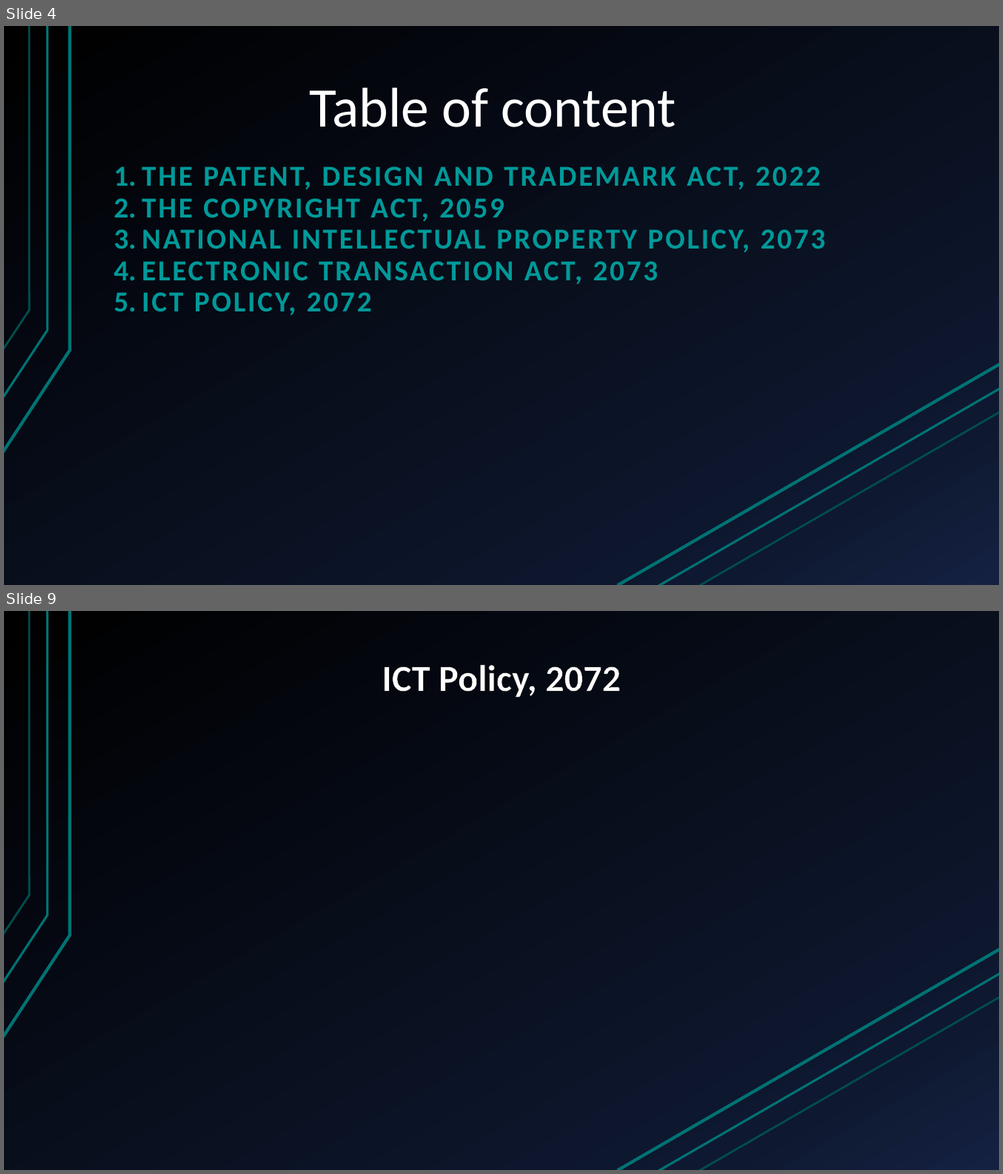
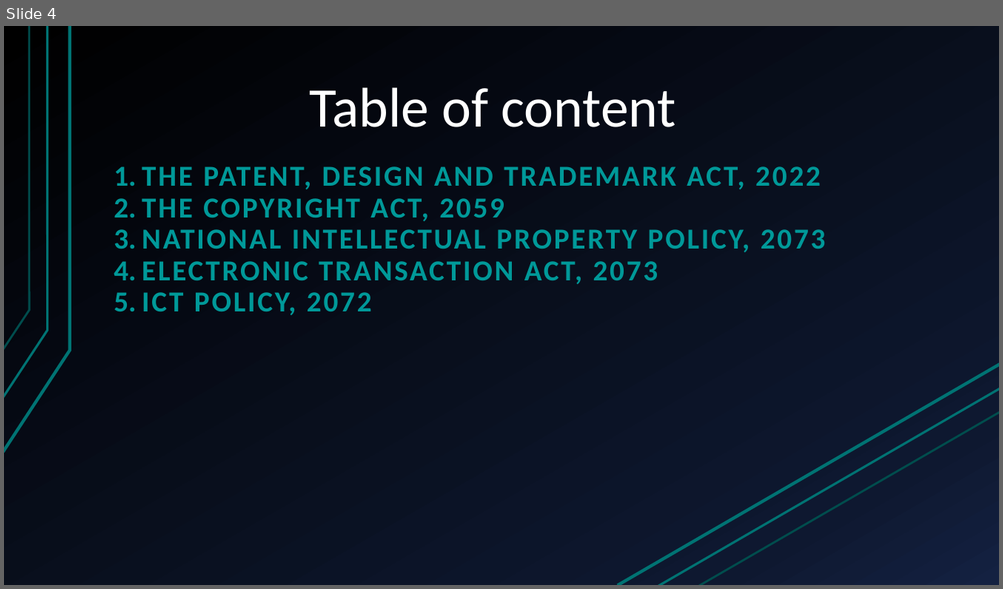
Before and after one commit to pranavkattel/comp-website, a slide deck: presentation.pptx. Shown one above the other, each under a label of ours: slides 4 and 9 before the commit, slide 4 after it; the slides between them are not shown. The pictures are 1003x1174 and 1003x589 pixels, drawn with LibreOffice and Linux fonts; fonts in the diff are those of the drawing. Boxes give left, top, right and bottom in pixels: in the first picture for what was removed or moved away, otherwise in the second. Text is boxed around its words. In the diff, an @@ line names an element or a change of style, - is before the commit and + after.

```diff
--- a/presentation.pptx
+++ b/presentation.pptx
@@ slide 9 removed at (x1=4, y1=611, x2=999, y2=1170), background gradient #000000 to #0F1931 to #142242; not listed: 6 template elements that a slide beside it also shows @@
@@ title removed at (x1=381, y1=665, x2=620, y2=698) @@
-ICT Policy, 2072
```
Also in this commit, not shown: 5 slides changed, 4 slides added, 2 other slides removed.
